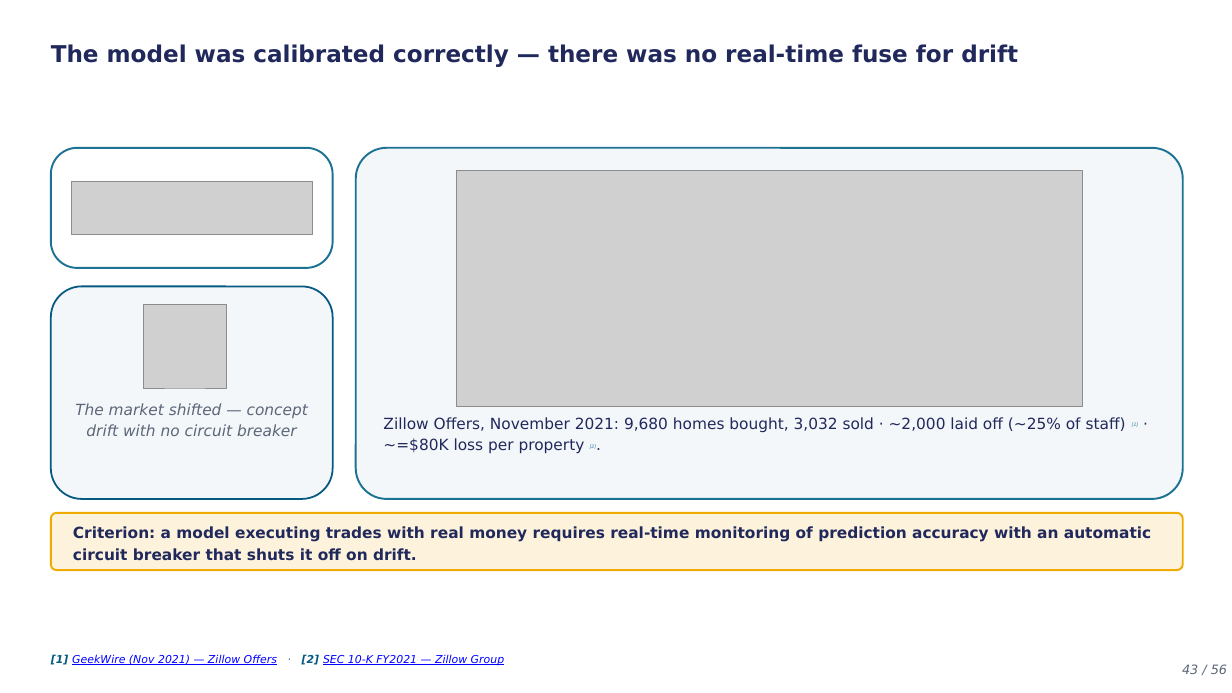
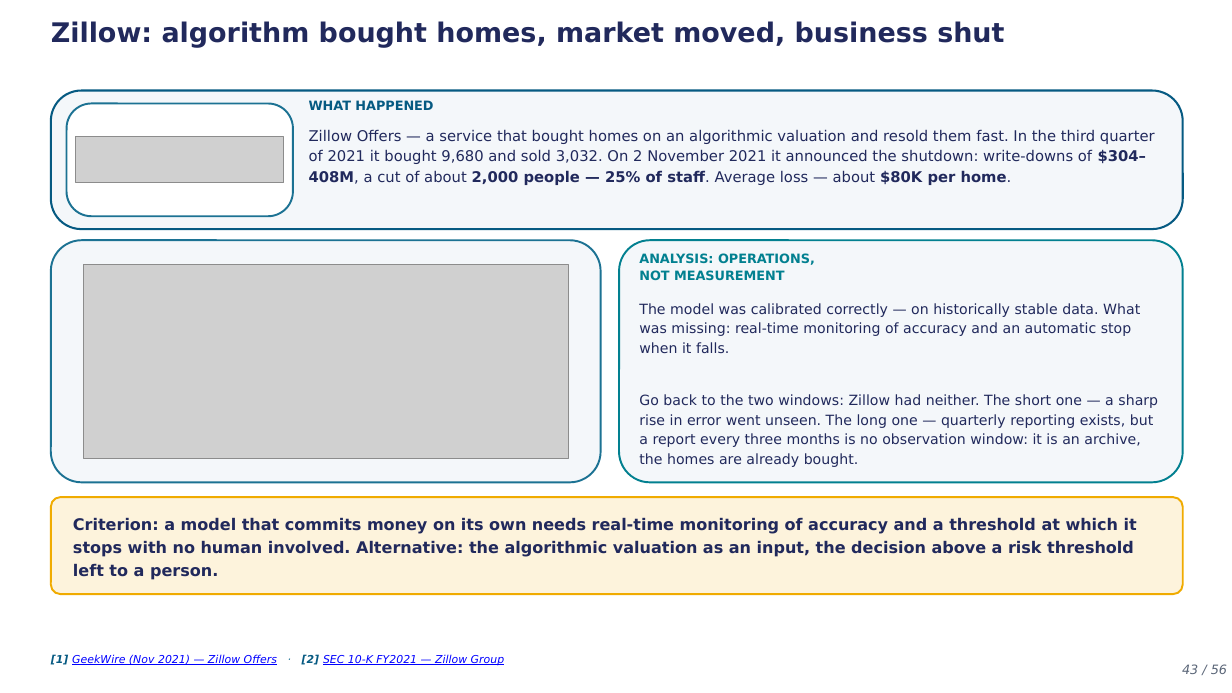
Before and after one commit to tellina-study/AI-usage-lessons, a slide deck: slide 43 of library/lectures/lec-05/rendered/lec-05-en.pptx. Drawn at 1232x693 pixels with LibreOffice and Linux fonts; fonts in the diff are those of the drawing; grey boxes stand for pictures. Boxes give left, top, right and bottom in pixels: in the first picture for what was removed or moved away, otherwise in the second. Text is boxed around its words. In the diff, an @@ line names an element or a change of style, - is before the commit and + after.

Commit message:
#212 EN-паритет: досинхронизация 9 разошедшихся слайдов (s10/s17/s23/s27/s34/s37/s40/s42/s46)
Сессия lec05-stage6-finish ушла в hibernation (system_pressure, idle ~6.7 дней,
has_api_error) посреди волны досинхронизации. Работа на диске выглядит
завершённой: все билдеры проходят py_compile, текст слайдов не обрывается,
lec-05-en.pptx уже пересобран (4.9MB -> 5.8MB). Спасено и закоммичено как есть,
без дополнительной правки с моей стороны.

```diff
--- a/library/lectures/lec-05/rendered/lec-05-en.pptx
+++ b/library/lectures/lec-05/rendered/lec-05-en.pptx
@@ text added at [51, 21, 1004, 47], 21 pt, text #21295C, bold @@
+Zillow: algorithm bought homes, market moved, business shut
@@ text removed at [51, 44, 1018, 67] @@
-The model was calibrated correctly — there was no real-time fuse for drift
@@ rounded rectangle added at [51, 91, 1183, 229], fill #F4F7FA, outline #065A82 1.6 pt @@
@@ rounded rectangle: place and size @@
-rounded rectangle at [51, 148, 333, 268]
+rounded rectangle at [67, 104, 293, 216]
@@ text added at [309, 100, 433, 110], 10 pt, text #065A82, bold @@
+WHAT HAPPENED
@@ picture: place and size @@
-picture at [71, 181, 312, 235]
+picture at [76, 137, 284, 183]
@@ text added at [309, 129, 1155, 185], 11.5 pt, text #21295C @@
+Zillow Offers — a service that bought homes on an algorithmic valuation and resold them fast. In the third quarter of 2021 it bought 9,680 and sold 3,032. On 2 November 2021 it announced the shutdown: write-downs of $304–408M, a cut of about 2,000 people — 25% of staff. Average loss — about $80K per home.
@@ picture removed at [457, 171, 1082, 407] @@
@@ rounded rectangle: place and size @@
-rounded rectangle at [356, 148, 1183, 499]
+rounded rectangle at [51, 240, 601, 482]
@@ rounded rectangle at [51, 240, 601, 482]: proportions changed @@
@@ picture added at [83, 264, 568, 458] @@
@@ rounded rectangle added at [619, 240, 1183, 482], fill #F4F7FA, outline #028090 1.5 pt @@
@@ text added at [639, 253, 815, 280], 10 pt, text #028090, bold @@
+ANALYSIS: OPERATIONS,
+NOT MEASUREMENT
@@ rounded rectangle removed at [51, 287, 333, 499] @@
@@ picture removed at [143, 305, 226, 388] @@
@@ text added at [639, 303, 1158, 467], 11 pt, text #21295C @@
+The model was calibrated correctly — on historically stable data. What was missing: real-time monitoring of accuracy and an automatic stop when it falls.
+Go back to the two windows: Zillow had neither. The short one — a sharp rise in error went unseen. The long one — quarterly reporting exists, but a report every three months is no observation window: it is an archive, the homes are already bought.
@@ text removed at [75, 403, 308, 436] @@
-The market shifted — concept drift with no circuit breaker
@@ text removed at [383, 417, 1126, 454] @@
-Zillow Offers, November 2021: 9,680 homes bought, 3,032 sold · ~2,000 laid off (~25% of staff) [1] · ~=$80K loss per property [2].
@@ rounded rectangle: place and size @@
-rounded rectangle at [51, 513, 1183, 570]
+rounded rectangle at [51, 497, 1183, 594]
@@ text at [73, 517, 1137, 580]: text changed; size 12 to 12.5 pt @@
-Criterion: a model executing trades with real money requires real-time monitoring of prediction accuracy with an automatic circuit breaker that shuts it off on drift.
+Criterion: a model that commits money on its own needs real-time monitoring of accuracy and a threshold at which it stops with no human involved. Alternative: the algorithmic valuation as an input, the decision above a risk threshold left to a person.
```
Also in this commit, not shown: 2 other slides changed, 6 slides added, 6 slides removed, 16 other files.
